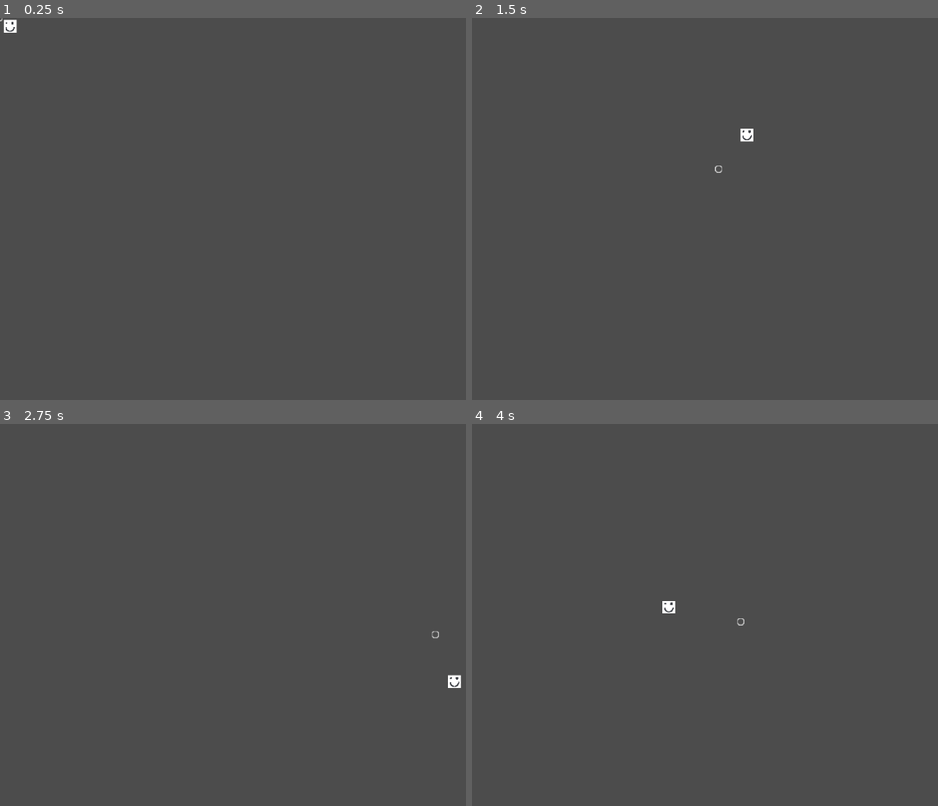
Above: before the commit, frames 1-4 (two rows, left to right).
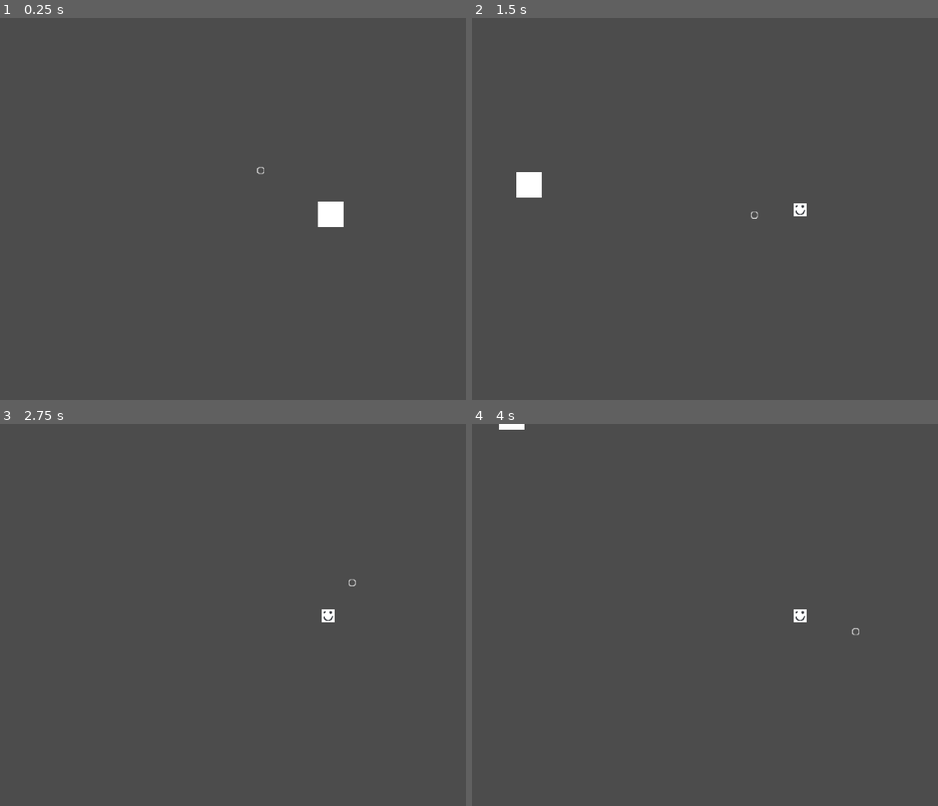
Above: after the commit, the same moments.

Repository: ottomated/codeday-2019
Game: Godot game, scene res://Board.tscn
Same seed, same stepped clock (60 frames per second), same inputs: the game is played once before the commit and once after it.
Inputs (mouse positions are in pixels of both pictures, inside the frame that each line leads up to):
- Up to frame 1 (0.25 s): no input
- Up to frame 2 (1.5 s): tap Enter at 0.5 s; move the mouse to (outside the picture) at 0.52 s; hold Right (ui_right) 0.53-1.28 s; click (outside the picture) at 0.67 s; move the mouse to (667, 228) at 1.27 s; hold Down (ui_down) from 1.28 s (still down); click (667, 228) at 1.42 s
- Up to frame 3 (2.75 s): move the mouse to (396, 530) at 2.02 s; release Down (ui_down) at 2.03 s; hold Right (ui_right) from 2.03 s (still down); click (396, 530) at 2.17 s
- Up to frame 4 (4 s): move the mouse to (765, 691) at 2.77 s; release Right (ui_right) at 2.78 s; hold Up (ui_up) 2.78-3.53 s; click (765, 691) at 2.92 s; move the mouse to (outside the picture) at 3.52 s; hold Left (ui_left) from 3.53 s (still down); click (outside the picture) at 3.67 s

The runs differ from the first frame. In frame 1, 0.5% of the frame differs, in the area x 0-74%, y 0-55%; in frame 2, 0.6%, in the area x 9-72%, y 28-53%; in frame 3, 0.2%; in frame 4, 0.3%.

Commit message:
camera follows player

Diff:
--- a/Board.tscn
+++ b/Board.tscn
@@ -5,3 +5,7 @@
 [node name="Board" type="Node2D"]
 
 [node name="Player" parent="." instance=ExtResource( 1 )]
+
+[node name="ColorRect" type="ColorRect" parent="."]
+margin_right = 40.0
+margin_bottom = 40.0
--- a/Player.tscn
+++ b/Player.tscn
@@ -33,3 +33,8 @@
 
 [node name="Dash Hitbox Shape" type="CollisionShape2D" parent="Dash Hitbox"]
 shape = SubResource( 2 )
+
+[node name="Camera2D" type="Camera2D" parent="."]
+current = true
+drag_margin_h_enabled = false
+drag_margin_v_enabled = false
--- a/scripts/Player.gd
+++ b/scripts/Player.gd
@@ -44,8 +44,6 @@
 			velocity.y -= 1
 		velocity = velocity.normalized() * speed
 		move_and_collide(velocity*delta, true)
-	position.x = clamp(position.x, 0, screen_size.x)
-	position.y = clamp(position.y, 0, screen_size.y)
 	if(time_to_dash == dash_cooldown):
 		dash_followup()
 	time_to_dash -= delta
@@ -56,7 +54,7 @@
 		dash()
 
 func get_direction():
-	var mouse_position = get_viewport().get_mouse_position()
+	var mouse_position = get_global_mouse_position()
 	direction = (mouse_position - position)
 	direction_indicator.position = 5*sqrt(direction.length())*direction.normalized()
 	direction = direction.normalized()
